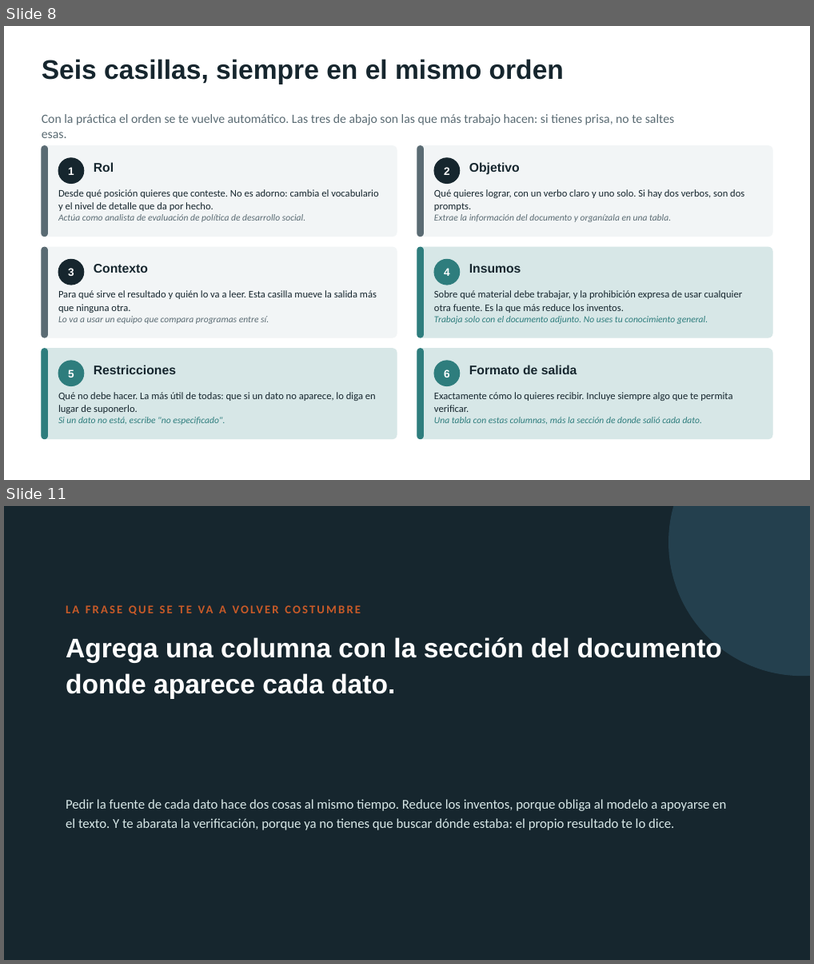
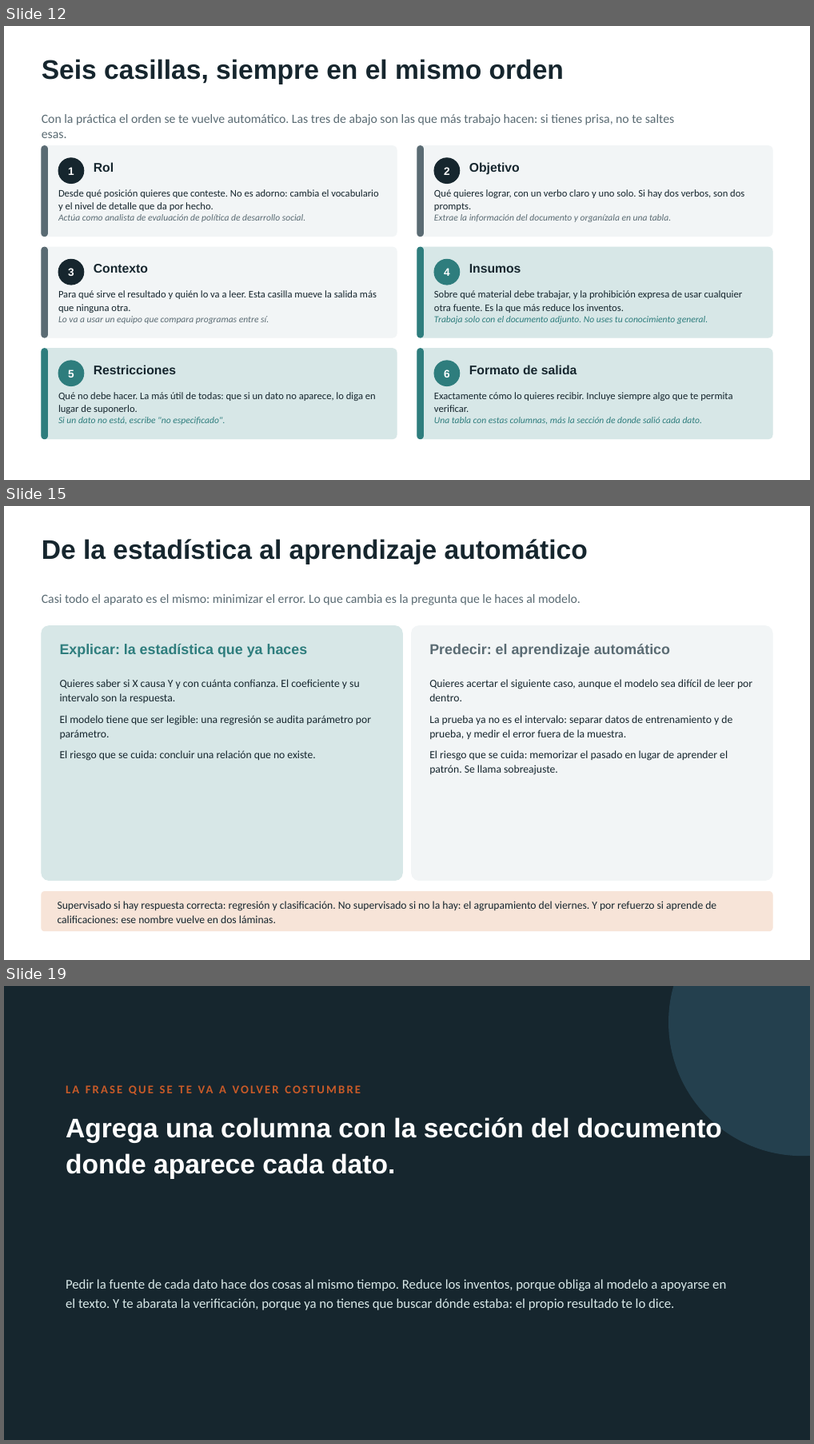
Before and after one commit to marvtrejo/curso-inegi-gen-ai, a slide deck: sesion-02/Sesion_02_Copilot_y_Prompting.pptx. Shown one above the other, each under a label of ours: slides 8 and 11 before the commit, slides 12, 15 and 19 after it; the slides between them are not shown. The pictures are 814x964 and 814x1444 pixels, drawn with LibreOffice and Linux fonts; fonts in the diff are those of the drawing. Boxes give left, top, right and bottom in pixels: in the first picture for what was removed or moved away, otherwise in the second. Text is boxed around its words. In the diff, an @@ line names an element or a change of style, - is before the commit and + after.

```diff
--- a/sesion-02/Sesion_02_Copilot_y_Prompting.pptx
+++ b/sesion-02/Sesion_02_Copilot_y_Prompting.pptx
@@ slide 15 added at (4,506,810,960), background #FFFFFF @@
@@ text added at (42,539,588,564), 32 pt, text #16262E, bold @@
+De la estadística al aprendizaje automático
@@ text added at (42,594,581,605), 15 pt, text #5A6B73 @@
+Casi todo el aparato es el mismo: minimizar el error. Lo que cambia es la pregunta que le haces al modelo.
@@ rounded rectangle added at (42,626,402,880), fill #D7E7E7, outline #D7E7E7 1 pt @@
@@ text added at (60,644,308,657), 17 pt, text #2E7D7D, bold @@
+Explicar: la estadística que ya haces
@@ rounded rectangle added at (412,626,773,880), fill #F2F5F6, outline #F2F5F6 1 pt @@
@@ text added at (430,644,670,657), 17 pt, text #5A6B73, bold @@
+Predecir: el aprendizaje automático
@@ text added at (60,679,371,760), 13 pt, text #16262E @@
+Quieres saber si X causa Y y con cuánta confianza. El coeficiente y su intervalo son la respuesta.
+El modelo tiene que ser legible: una regresión se audita parámetro por parámetro.
+El riesgo que se cuida: concluir una relación que no existe.
@@ text added at (430,679,753,775), 13 pt, text #16262E @@
+Quieres acertar el siguiente caso, aunque el modelo sea difícil de leer por dentro.
+La prueba ya no es el intervalo: separar datos de entrenamiento y de prueba, y medir el error fuera de la muestra.
+El riesgo que se cuida: memorizar el pasado en lugar de aprender el patrón. Se llama sobreajuste.
@@ rounded rectangle added at (42,892,773,931), fill #F7E4D8, outline #F7E4D8 1 pt @@
@@ text added at (58,900,717,923), 13 pt, text #16262E @@
+Supervisado si hay respuesta correcta: regresión y clasificación. No supervisado si no la hay: el agrupamiento del viernes. Y por refuerzo si aprende de calificaciones: ese nombre vuelve en dos láminas.
@@ what was slide 8 is now slide 12 @@
@@ what was slide 11 is now slide 19 @@
```
Also in this commit, not shown: 11 slides changed, 7 other slides added, 5 other files.
